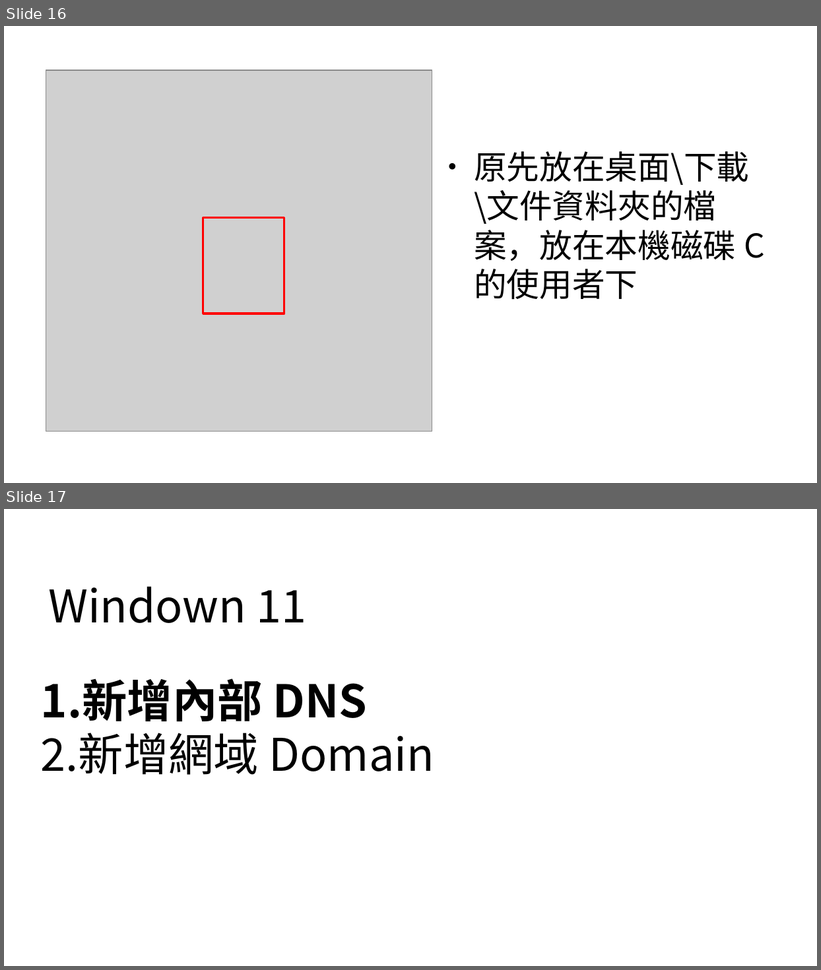
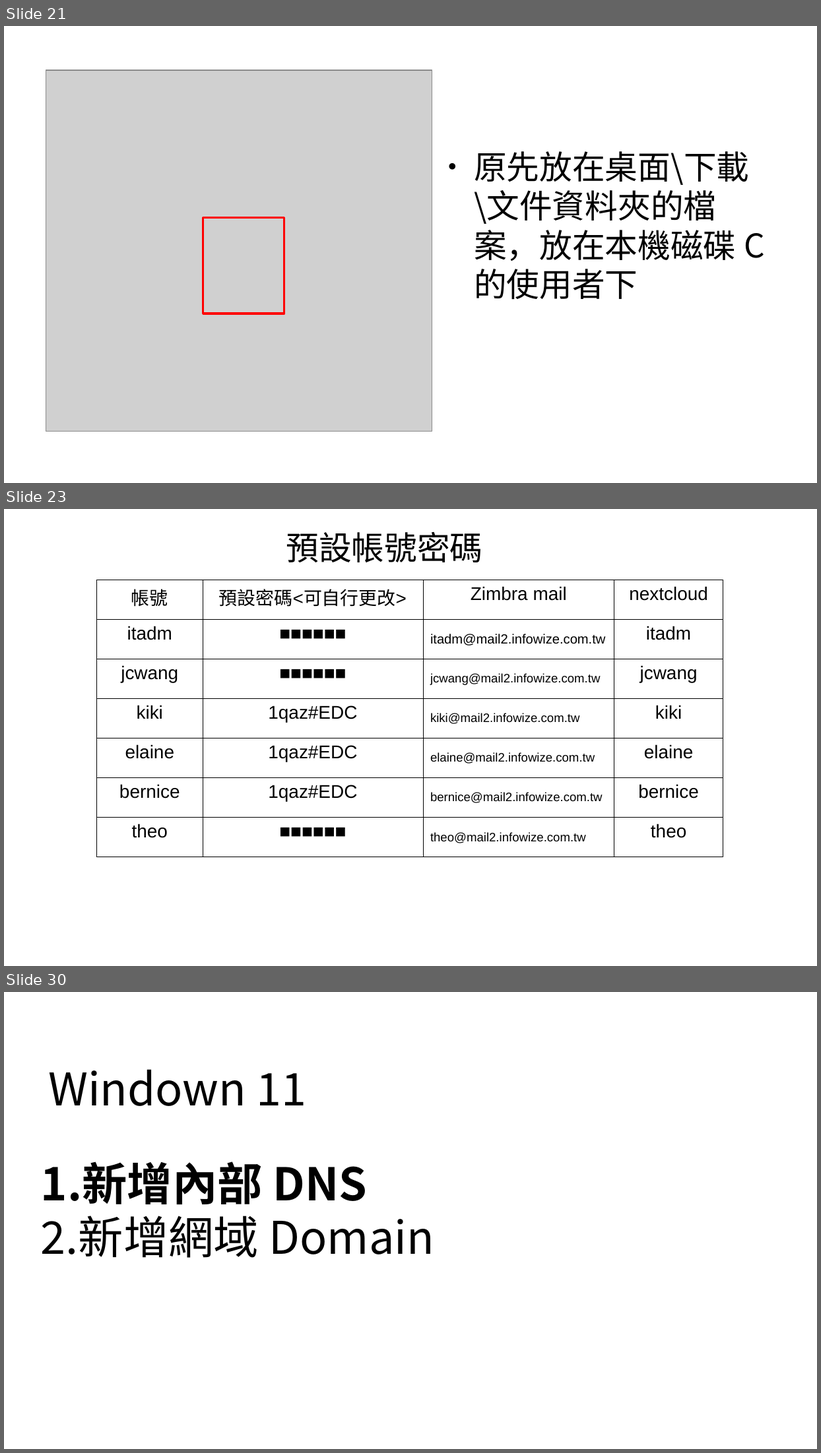
Before and after one commit to sealbook/125, a slide deck: DNS & domain.odp. Shown one above the other, each under a label of ours: slides 16 and 17 before the commit, slides 21, 23 and 30 after it; the slides between them are not shown. The pictures are 821x970 and 821x1453 pixels, drawn with LibreOffice and Linux fonts; fonts in the diff are those of the drawing; grey boxes stand for pictures. Boxes give left, top, right and bottom in pixels: in the first picture for what was removed or moved away, otherwise in the second. Text is boxed around its words. In the diff, an @@ line names an element or a change of style, - is before the commit and + after.

```diff
--- a/DNS & domain.odp
+++ b/DNS & domain.odp
@@ slide 23 added at bbox=[4, 509, 817, 966], background #FFFFFF @@
@@ title added at bbox=[286, 532, 483, 562], 32 pt, text #000000 @@
+預設帳號密碼
@@ table added at bbox=[97, 580, 723, 857], 7 rows, 4 columns @@
+帳號 | 預設密碼<可自行更改> | Zimbra mail | nextcloud
+itadm | ■■■■■■ | itadm@mail2.infowize.com.tw | itadm
+jcwang | ■■■■■■ | jcwang@mail2.infowize.com.tw | jcwang
+kiki | 1qaz#EDC | kiki@mail2.infowize.com.tw | kiki
+elaine | 1qaz#EDC | elaine@mail2.infowize.com.tw | elaine
+bernice | 1qaz#EDC | bernice@mail2.infowize.com.tw | bernice
+theo | ■■■■■■ | theo@mail2.infowize.com.tw | theo
@@ what was slide 16 is now slide 21 @@
@@ what was slide 17 is now slide 30 @@
```
Also in this commit, not shown: 10 slides changed, 12 other slides added, 2 other files.
